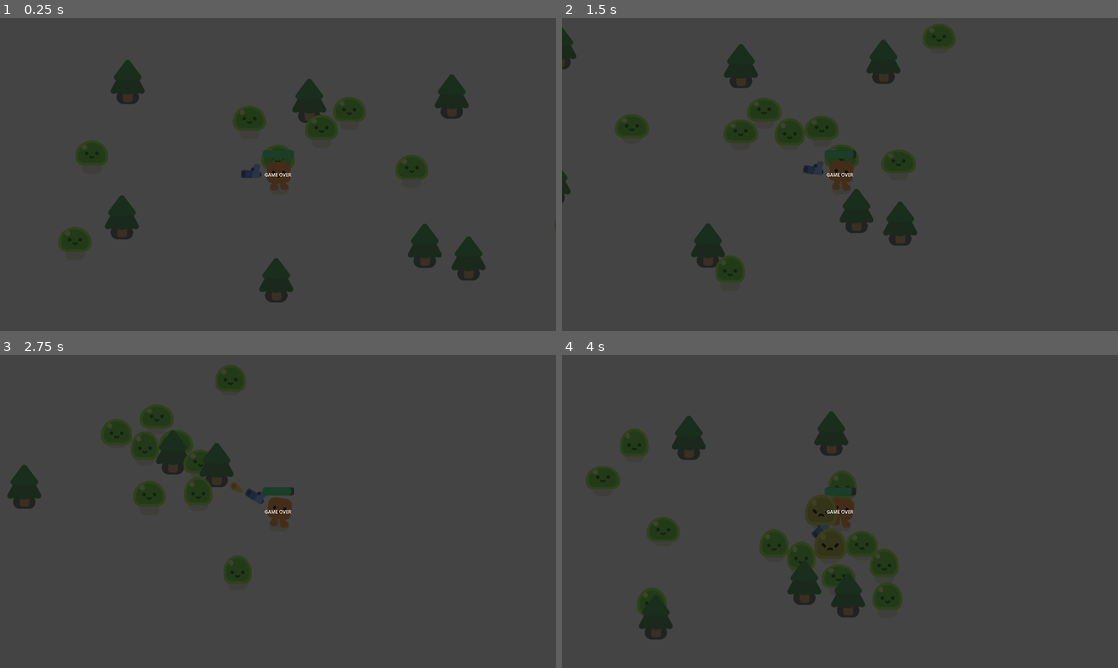
Above: before the commit, frames 1-4 (two rows, left to right).
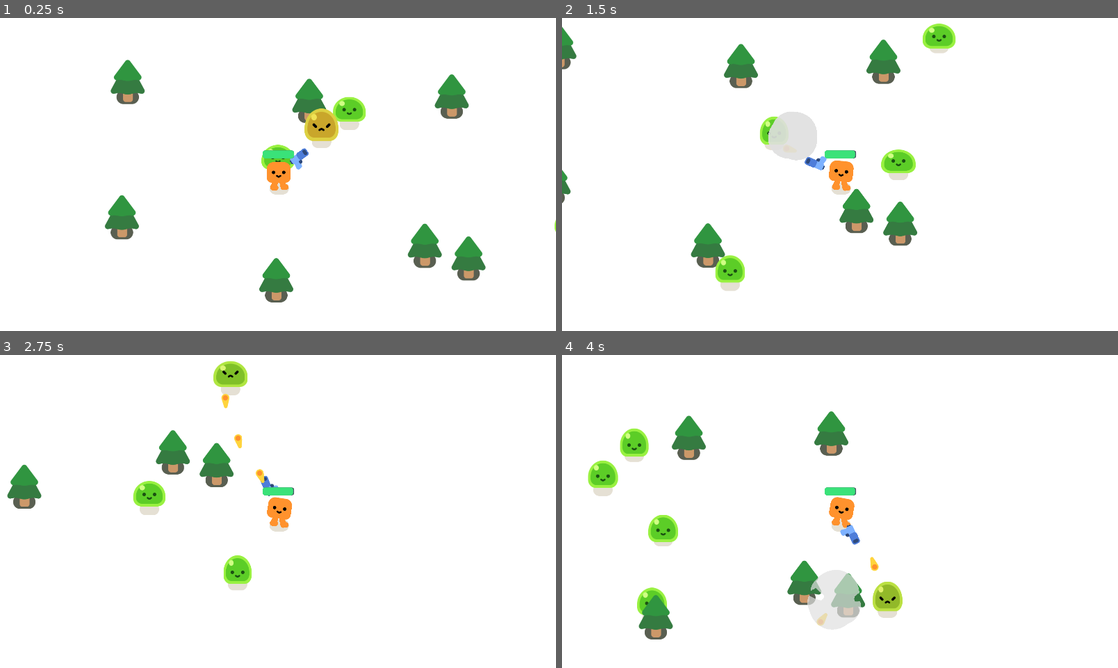
Above: after the commit, the same moments.

Repository: Louis-Simpson/2d-project-start
Game: Godot game, scene res://survivors_game.tscn
Two runs of this game, one before a commit and one after it. Both use one fixed random seed, a clock stepped at 60 frames per second and the inputs below.
Inputs:
- Up to frame 1 (0.25 s): no input
- Up to frame 2 (1.5 s): hold D (move_right) 0.53-1.28 s; hold S (move_down) from 1.28 s (still down)
- Up to frame 3 (2.75 s): release S (move_down) at 2.03 s; hold D (move_right) from 2.03 s (still down)
- Up to frame 4 (4 s): release D (move_right) at 2.78 s; hold W (move_up) 2.78-3.53 s; hold A (move_left) from 3.53 s (still down)

The runs differ from the first frame. In frame 1, 100% of the frame differs, in the area x 0-100%, y 0-100%; in frame 2, 100%; in frame 3, 100%; in frame 4, 100%.

Commit message:
commit to close game loop

Diff:
--- a/gun.tscn
+++ b/gun.tscn
@@ -26,7 +26,7 @@
 position = Vector2(29, -12)
 
 [node name="Timer" type="Timer" parent="."]
-wait_time = 0.3
+wait_time = 0.13
 autostart = true
 
 [connection signal="timeout" from="Timer" to="." method="_on_timer_timeout"]
--- a/mob.tscn
+++ b/mob.tscn
@@ -9,6 +9,7 @@
 [node name="Mob" type="CharacterBody2D"]
 collision_layer = 2
 collision_mask = 3
+platform_floor_layers = 4294967040
 script = ExtResource("1_qfghg")
 
 [node name="Slime" parent="." instance=ExtResource("1_ne5wf")]
--- a/survivors_game.gd
+++ b/survivors_game.gd
@@ -14,3 +14,8 @@
 
 func _on_timer_timeout():
 	spawn_mob()
+
+
+func _on_player_health_depleted():
+	%GameOver.visible = true
+	get_tree().paused = true
--- a/survivors_game.tscn
+++ b/survivors_game.tscn
@@ -1,9 +1,8 @@
-[gd_scene load_steps=6 format=3 uid="uid://hpxcflm7qxtc"]
+[gd_scene load_steps=5 format=3 uid="uid://hpxcflm7qxtc"]
 
 [ext_resource type="Script" path="res://survivors_game.gd" id="1_lt2gf"]
 [ext_resource type="PackedScene" uid="uid://bhuibj83mxr2g" path="res://player.tscn" id="1_t453c"]
 [ext_resource type="PackedScene" uid="uid://bfvbhejsld02f" path="res://tree.tscn" id="2_xr2wg"]
-[ext_resource type="PackedScene" uid="uid://cu2xjdi1au586" path="res://mob.tscn" id="3_c4rh2"]
 
 [sub_resource type="Curve2D" id="Curve2D_wmgh2"]
 _data = {
@@ -24,6 +23,7 @@
 
 [node name="Player" parent="." instance=ExtResource("1_t453c")]
 position = Vector2(994, 538)
+platform_floor_layers = 4294967040
 
 [node name="Path2D" type="Path2D" parent="Player"]
 position = Vector2(-994, -538)
@@ -55,25 +55,15 @@
 [node name="PineTree7" parent="." instance=ExtResource("2_xr2wg")]
 position = Vector2(1651, 881)
 
-[node name="Mob" parent="." instance=ExtResource("3_c4rh2")]
-position = Vector2(275, 511)
-
-[node name="Mob2" parent="." instance=ExtResource("3_c4rh2")]
-position = Vector2(222, 839)
-
-[node name="Mob3" parent="." instance=ExtResource("3_c4rh2")]
-position = Vector2(852, 332)
-
-[node name="Mob4" parent="." instance=ExtResource("3_c4rh2")]
-position = Vector2(1530, 567)
-
 [node name="Timer" type="Timer" parent="."]
 wait_time = 0.3
 autostart = true
 
-[node name="CanvasLayer2" type="CanvasLayer" parent="."]
+[node name="GameOver" type="CanvasLayer" parent="."]
+unique_name_in_owner = true
+visible = false
 
-[node name="ColorRect" type="ColorRect" parent="CanvasLayer2"]
+[node name="ColorRect" type="ColorRect" parent="GameOver"]
 anchors_preset = 15
 anchor_right = 1.0
 anchor_bottom = 1.0
@@ -81,7 +71,7 @@
 grow_vertical = 2
 color = Color(0.0745098, 0.0745098, 0.0745098, 0.792157)
 
-[node name="Label" type="Label" parent="CanvasLayer2/ColorRect"]
+[node name="Label" type="Label" parent="GameOver/ColorRect"]
 layout_mode = 1
 anchors_preset = 8
 anchor_left = 0.5
@@ -94,6 +84,8 @@
 offset_bottom = 11.5
 grow_horizontal = 2
 grow_vertical = 2
+theme_override_font_sizes/font_size = 100
 text = "GAME OVER"
 
+[connection signal="health_depleted" from="Player" to="." method="_on_player_health_depleted"]
 [connection signal="timeout" from="Timer" to="." method="_on_timer_timeout"]
